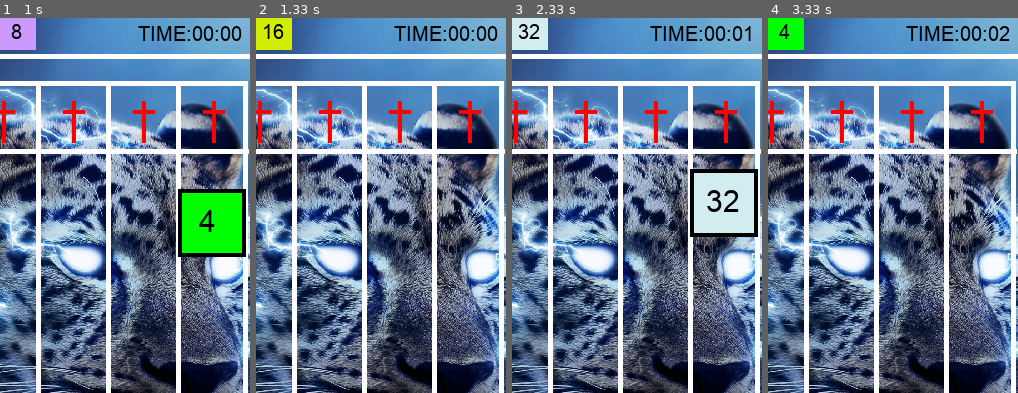
Above: before the commit, frames 1-4 (left to right).
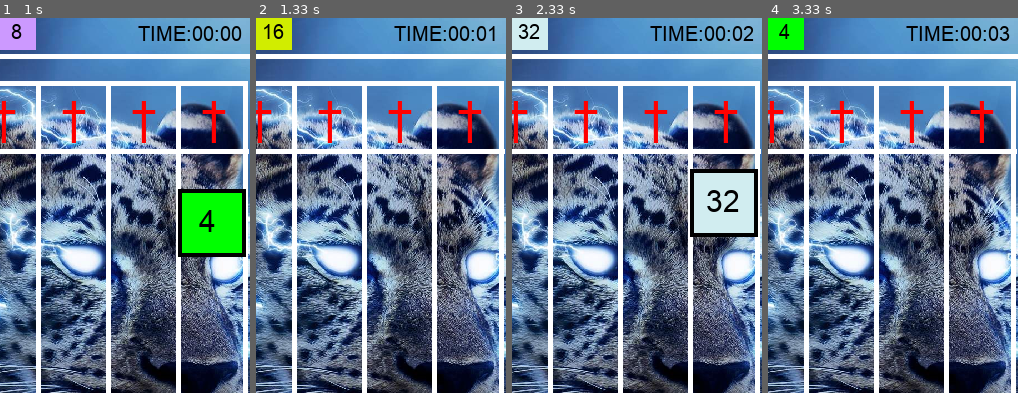
Above: after the commit, the same moments.

Repository: Allen-wa-ng/09170134githw1
Game: pygame game, started from game.py
Two runs of this game, one before a commit and one after it. Both use one fixed random seed, a clock stepped at 60 frames per second and the inputs below.
Inputs (mouse positions are % of the whole screen's width and height, from its top left):
- Up to frame 1 (1 s): click "II" at 0.38 s; click "II" at 0.72 s
- Up to frame 2 (1.33 s): click (19, 35) at 1.05 s
- Up to frame 3 (2.33 s): click (62, 59) at 1.38 s; click (26, 30) at 1.72 s; click (45, 76) at 2.05 s
- Up to frame 4 (3.33 s): click (47, 33) at 2.38 s; click (70, 42) at 2.72 s; click (76, 41) at 3.05 s
The pictures show only the part of the screen within x 35-85%, y 12-62%; the shares and areas given below are measured in that part.

Frame 1 is identical in both runs. In frame 2, 0.1% of the frame differs, in the area x 92-97%, y 2-7%; in frame 3, 0.1%; in frame 4, less than 0.1%.

Commit message:
fix pause button

Diff:
--- a/game.py
+++ b/game.py
@@ -235,18 +235,12 @@
     draw()
     #Time
     end_time = time.time() #End Time
+    duration = (end_time - start_time)
+    tttt=(end_time-start_time)-pause_dur
     if not pause:
         pause_time=time.time()
-        duration = (end_time - start_time)
-        tttt = duration - pause_dur
     else:
-        if not checked:
-            pause_dur = time.time() - pause_time
-            checked = True
-        else:
-            pause_dur = (time.time()-pause_time)*2
-        paused=True
-    print(pause_dur)
+        pause_dur = time.time() - pause_time
     createText('TIME:'+getTimeformat(tttt),'arial.ttf',20,black,(315,91)) #display clock
     #Text
     Text()
